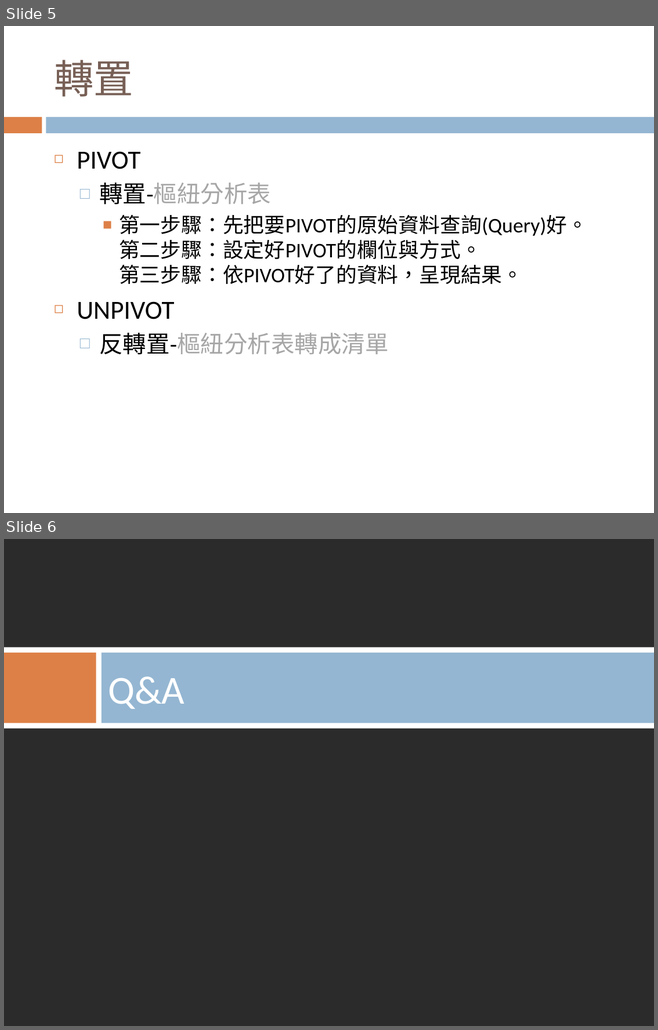
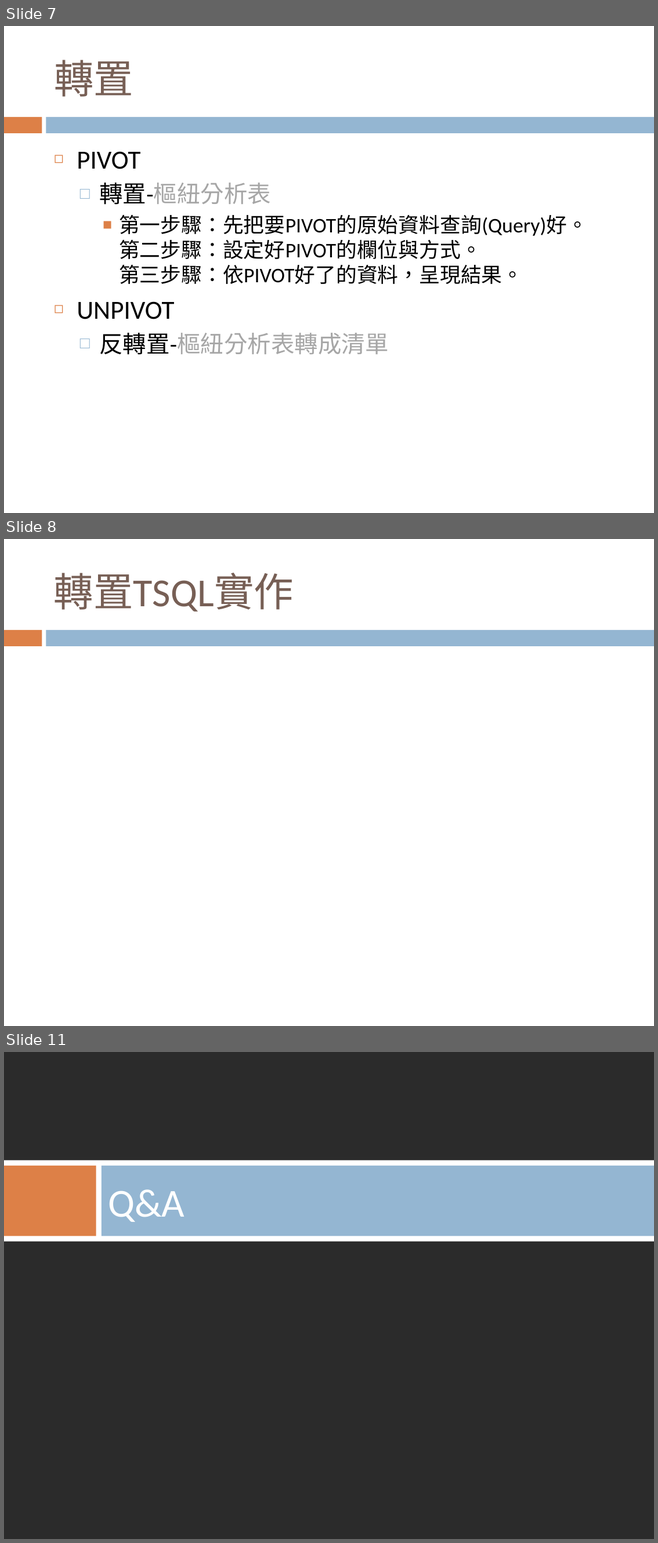
Before and after one commit to Glenn-Cowell/Practice, a slide deck: 20140704-Glenn-TSQL 函式介紹/TSQL 教學.pptx. Shown one above the other, each under a label of ours: slides 5 and 6 before the commit, slides 7, 8 and 11 after it; the slides between them are not shown. The pictures are 658x1030 and 658x1543 pixels, drawn with LibreOffice and Linux fonts; fonts in the diff are those of the drawing; background and template pictures are left out; a plain dark background stands for a picture behind light text. Boxes give left, top, right and bottom in pixels: in the first picture for what was removed or moved away, otherwise in the second. Text is boxed around its words. In the diff, an @@ line names an element or a change of style, - is before the commit and + after.

```diff
--- a/20140704-Glenn-TSQL 函式介紹/TSQL 教學.pptx
+++ b/20140704-Glenn-TSQL 函式介紹/TSQL 教學.pptx
@@ slide 8 added at (4,539,654,1026), background #FFFFFF; not listed: 2 template elements that a slide beside it also shows @@
@@ title added at (54,573,293,611), 44 pt, text #775F55 @@
+轉置TSQL實作
@@ what was slide 5 is now slide 7 @@
@@ what was slide 6 is now slide 11 @@
```
Also in this commit, not shown: 1 slide changed, 4 other slides added, 1 other file.
